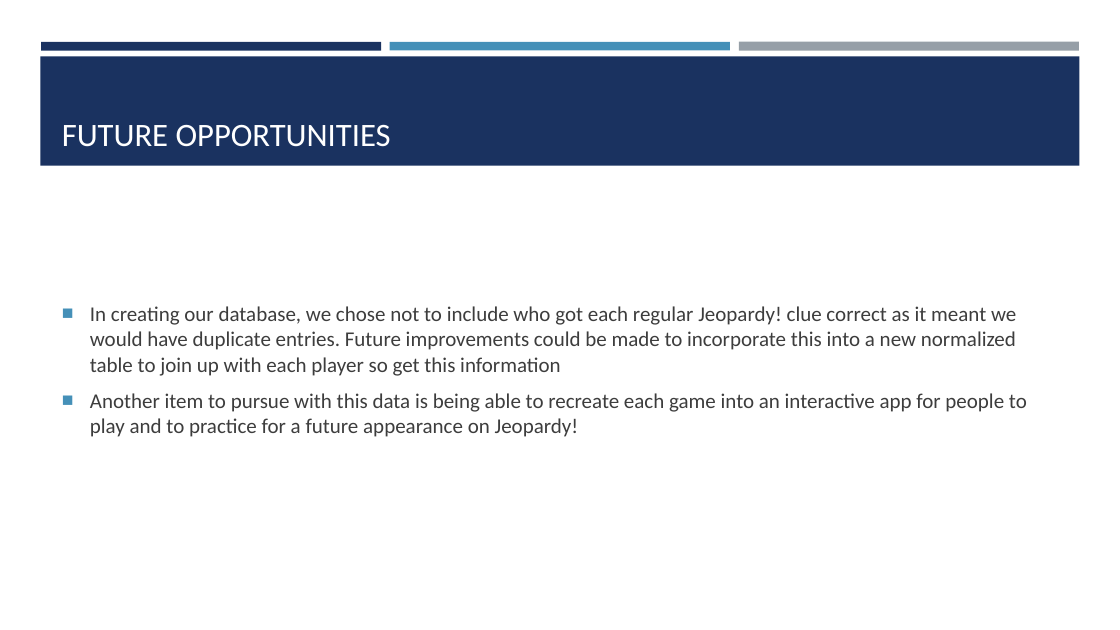
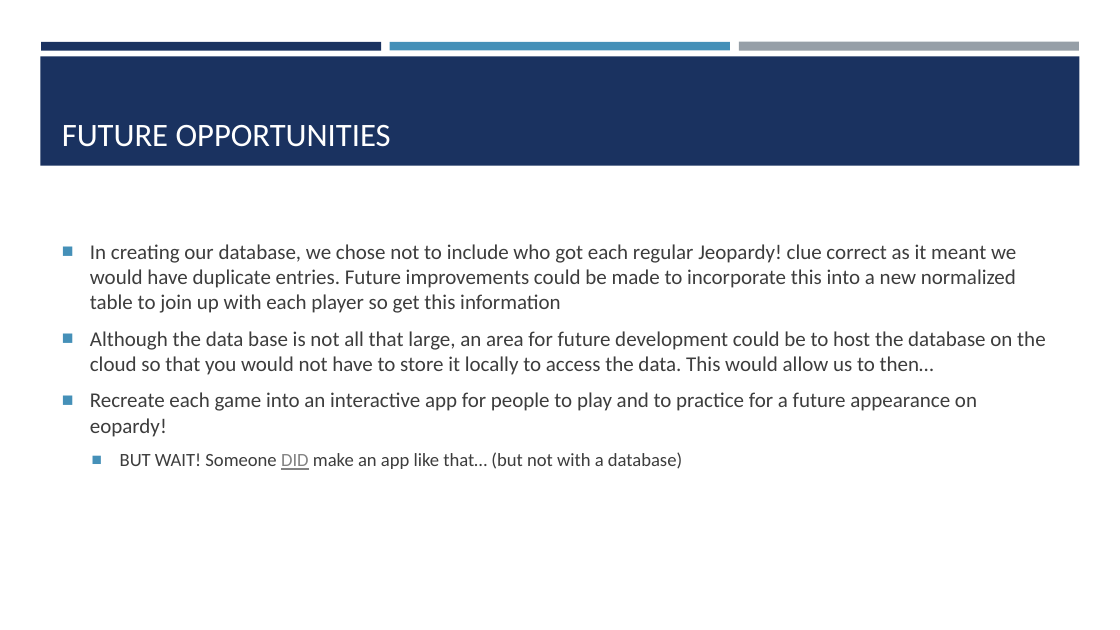
Before and after one commit to mattfarrow1/7330-term-project, a slide deck: slide 17 of docs/Analyzing_Jeopardy_Data.pptx. Drawn at 1120x630 pixels with LibreOffice and Linux fonts; fonts in the diff are those of the drawing. Boxes give left, top, right and bottom in pixels: in the first picture for what was removed or moved away, otherwise in the second. Text is boxed around its words. In the diff, an @@ line names an element or a change of style, - is before the commit and + after.

Commit message:
updating ppt

```diff
--- a/docs/Analyzing_Jeopardy_Data.pptx
+++ b/docs/Analyzing_Jeopardy_Data.pptx
@@ text at (x1=90, y1=331, x2=1045, y2=470): text changed @@
-■ Another item to pursue with this data is being able to recreate each game into an interactive app for people to play and to practice for a future appearance on Jeopardy!
+■ Although the data base is not all that large, an area for future development could be to host the database on the cloud so that you would not have to store it locally to access the data. This would allow us to then…
+■ Recreate each game into an interactive app for people to play and to practice for a future appearance on eopardy!
+  ■ BUT WAIT! Someone DID make an app like that… (but not with a database)
```
